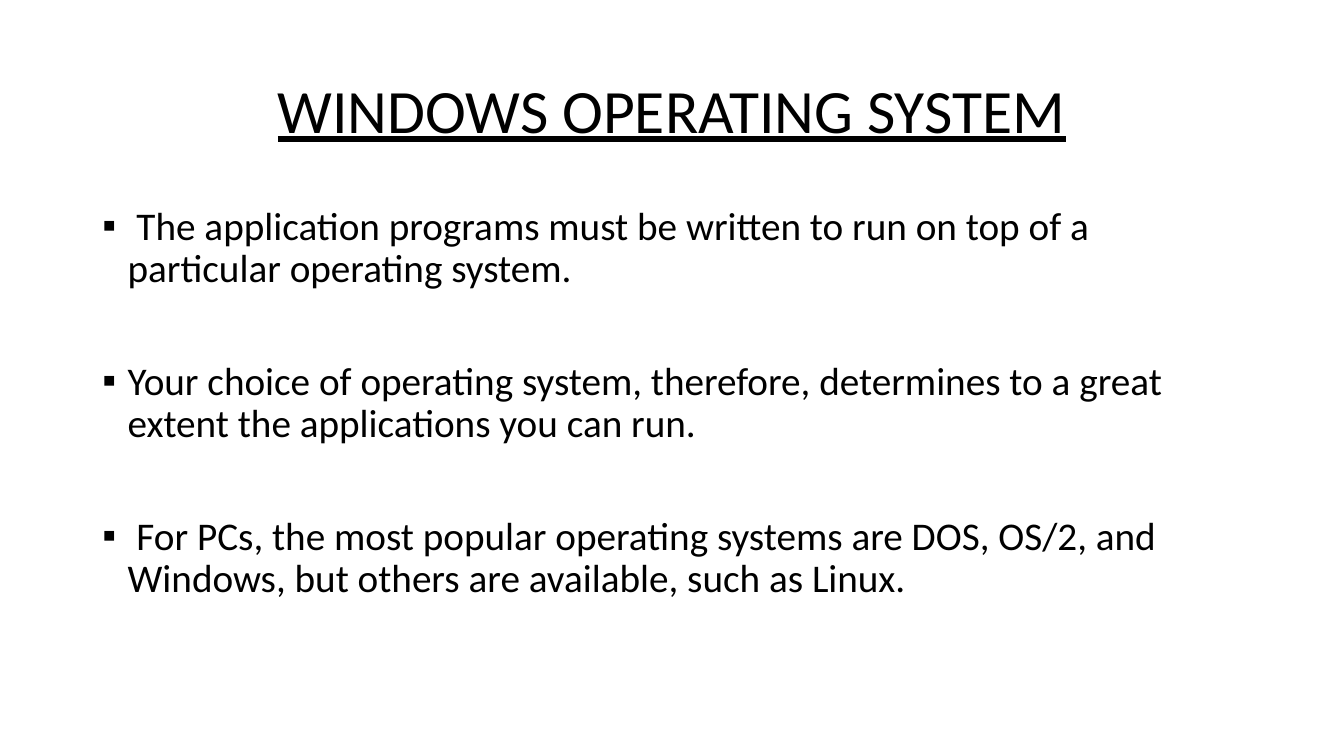
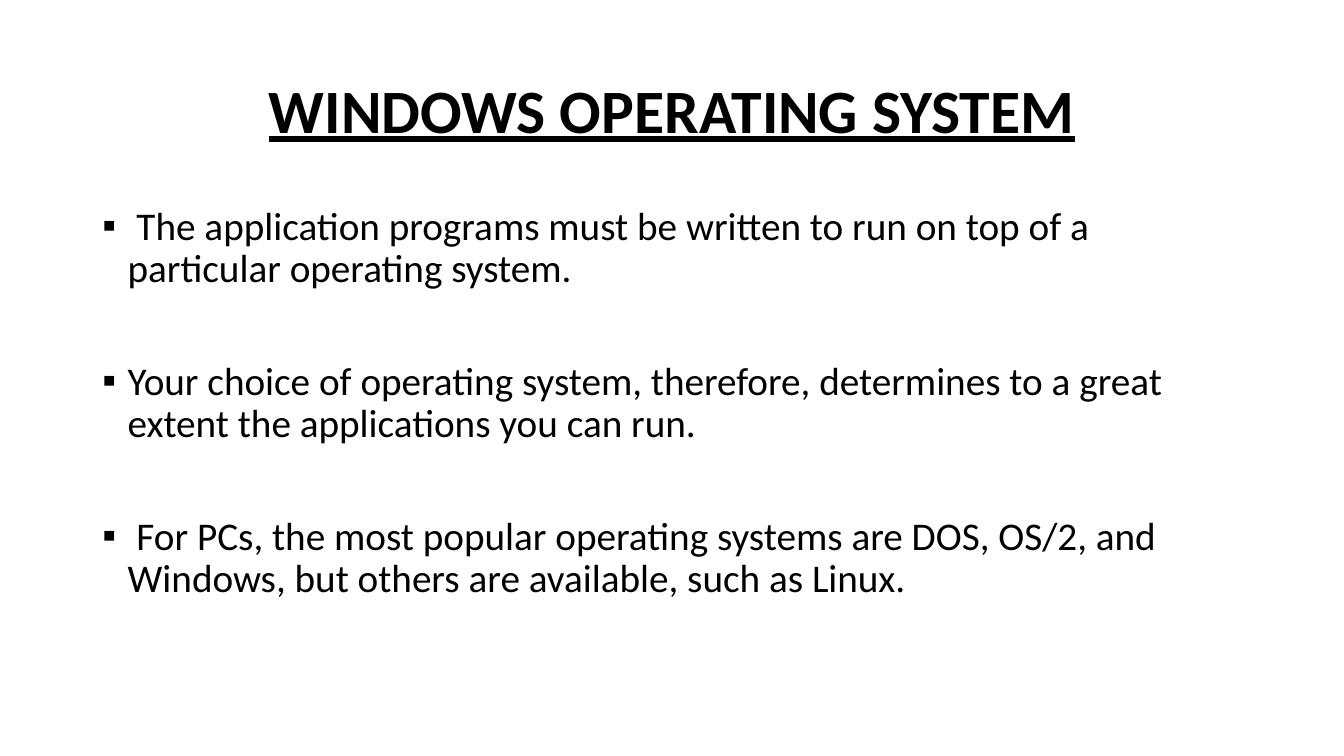
Before and after one commit to MENAGAMM/BPM, a slide deck: slide 4 of INTRODUCTION TO OPERATING SYSTEM.pptx. Drawn at 1344x756 pixels with LibreOffice and Linux fonts; fonts in the diff are those of the drawing. Boxes give left, top, right and bottom in pixels: in the first picture for what was removed or moved away, otherwise in the second. Text is boxed around its words. In the diff, an @@ line names an element or a change of style, - is before the commit and + after.

```diff
--- a/INTRODUCTION TO OPERATING SYSTEM.pptx
+++ b/INTRODUCTION TO OPERATING SYSTEM.pptx
@@ title "WINDOWS OPERATING SYSTEM" at box(269, 92, 1074, 142): bold on @@
```
Also in this commit, not shown: 5 other slides changed, 1 slide added, 1 slide removed, 1 other file.
